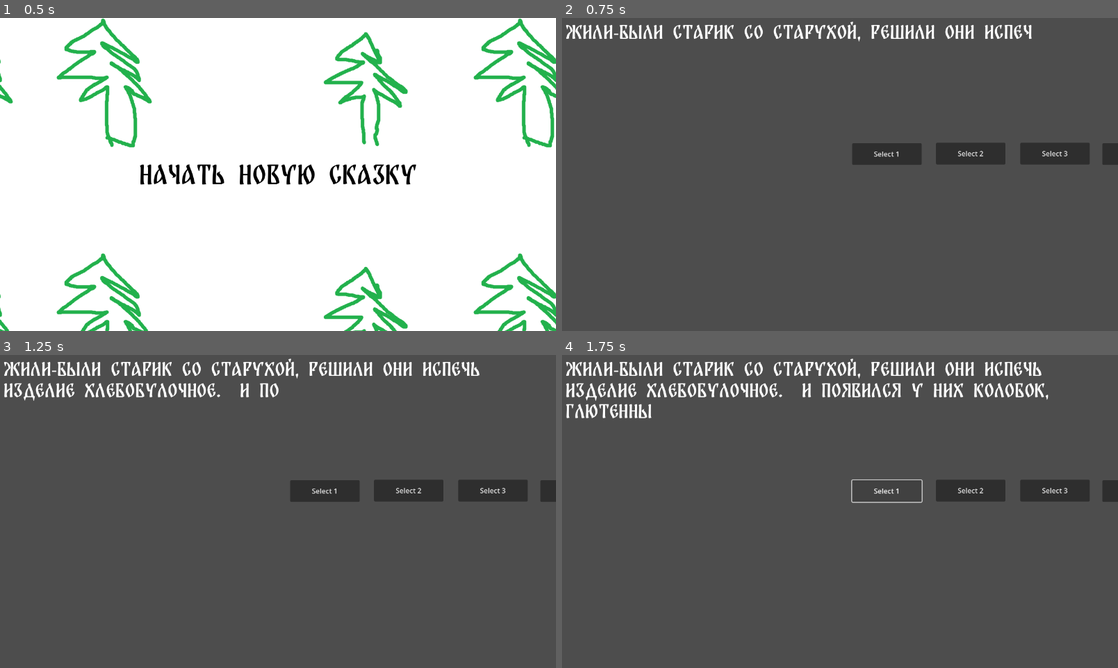
Above: before the commit, frames 1-4 (two rows, left to right).
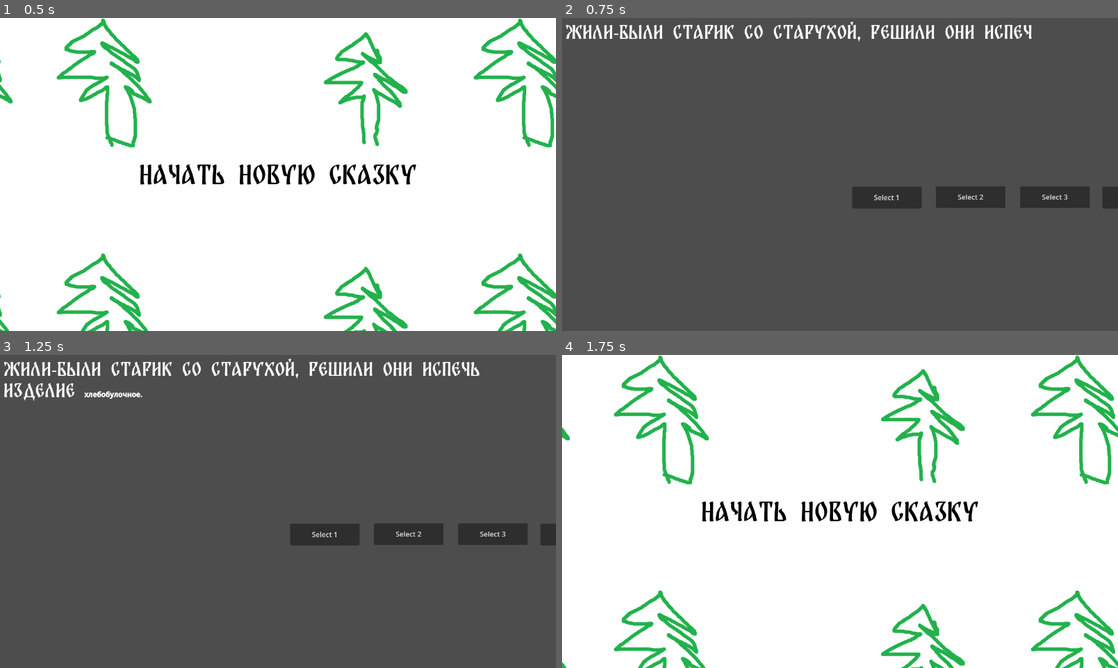
Above: after the commit, the same moments.

Repository: meshchaninov/SGJ-game
Game: Godot game, scene res://scenes/Main.tscn
The game is run twice, just before and just after one commit, with the same random seed, the same clock (stepped at 60 frames per second) and the same inputs.
Inputs:
- Up to frame 1 (0.5 s): no input
- Up to frame 2 (0.75 s): click "Начать новую сказку" at 0.5 s
- Up to frame 3 (1.25 s): no input
- Up to frame 4 (1.75 s): click "Select 1" at 1.25 s

Frame 1 is identical in both runs. In frame 2, 5.3% of the frame differs, in the area x 52-100%, y 40-61%; in frame 3, 6.0%; in frame 4, 98%, in the area x 0-100%, y 0-100%.

Commit message:
fix animation

Diff:
--- a/scenes/TextStory.tscn
+++ b/scenes/TextStory.tscn
@@ -1,8 +1,60 @@
-[gd_scene load_steps=4 format=3 uid="uid://fybsyppi2lef"]
+[gd_scene load_steps=8 format=3 uid="uid://fybsyppi2lef"]
 
 [ext_resource type="Script" uid="uid://byp1bj4o4whjp" path="res://scenes/text_story.gd" id="1_5af7w"]
 [ext_resource type="FontFile" uid="uid://bupye1yskoag3" path="res://assets/fonts/BalkaraFreeCondensed.ttf" id="1_uc2jp"]
 [ext_resource type="FontFile" uid="uid://cbgmd2jhm2xhx" path="res://assets/fonts/clacon2.ttf" id="2_pp542"]
+
+[sub_resource type="Animation" id="Animation_5af7w"]
+resource_name = "FadeInButtons"
+tracks/0/type = "value"
+tracks/0/imported = false
+tracks/0/enabled = true
+tracks/0/path = NodePath("HBoxContainer:position")
+tracks/0/interp = 1
+tracks/0/loop_wrap = true
+tracks/0/keys = {
+"times": PackedFloat32Array(0.1, 1),
+"transitions": PackedFloat32Array(1, 1),
+"update": 0,
+"values": [Vector2(0, 720), Vector2(0, 620)]
+}
+
+[sub_resource type="Animation" id="Animation_01a32"]
+resource_name = "FadeOutButtons"
+tracks/0/type = "value"
+tracks/0/imported = false
+tracks/0/enabled = true
+tracks/0/path = NodePath("HBoxContainer:position")
+tracks/0/interp = 1
+tracks/0/loop_wrap = true
+tracks/0/keys = {
+"times": PackedFloat32Array(0, 0.766667),
+"transitions": PackedFloat32Array(1, 1),
+"update": 0,
+"values": [Vector2(0, 620), Vector2(0, 720)]
+}
+
+[sub_resource type="Animation" id="Animation_apqcp"]
+length = 0.001
+tracks/0/type = "value"
+tracks/0/imported = false
+tracks/0/enabled = true
+tracks/0/path = NodePath("HBoxContainer:position")
+tracks/0/interp = 1
+tracks/0/loop_wrap = true
+tracks/0/keys = {
+"times": PackedFloat32Array(0),
+"transitions": PackedFloat32Array(1),
+"update": 0,
+"values": [Vector2(0, 720)]
+}
+
+[sub_resource type="AnimationLibrary" id="AnimationLibrary_01a32"]
+_data = {
+&"FadeInButtons": SubResource("Animation_5af7w"),
+&"FadeOutButtons": SubResource("Animation_01a32"),
+&"RESET": SubResource("Animation_apqcp")
+}
 
 [node name="TextStory" type="Control"]
 layout_mode = 3
@@ -32,53 +84,15 @@
 theme_override_font_sizes/mono_font_size = 40
 theme_override_font_sizes/normal_font_size = 40
 bbcode_enabled = true
-text = "Жили-были старик со старухой, решили они испечь изделие хлебобулочное.  И появился у них Колобок, глютенный бок. Говорит Колобку Бабка: «[wave]Колобок-Колобок, поди-ка сюда![/wave]»
-
-[code][1. Подойти] а1
-[2. Укатиться] а2
-[/code]
-
-а1:
-Подкатился Колобок к Бабке, сел в неё и конец.
-
-а2:
-И покатился Колобок, куда глаза глядят! Катится по дороге, а на встречу ему Заяц.
-[1. Прокатиться мимо] б1
-[2. Подкатиться к Заййцу] б2
-
-б1:
-И покатился себе дальше, только Заяц его и видел!
-
-б2:
-Темный силуэт, укрытый кронами деревьев, поднял свой единственный переливающийся глаз-имплант на Колобка, ловким автоматизированным движением освободил электросигару от использованного картриджа «Двойное наливное яблочко» и навострил свои головные протезы.
-
-[1. «Заяц, Заяц, есть чё?» (бонус к скорости)] в1
-[2. «Заяц,  почем грамм наномашин?» (бонус к здоровью)] в2
-[3. Укусить Зайцу за нос (бонус к атаке)] в3
-[4. Подкатить к Зайцу (?)] в4
-
-в1:
-Заяц приподнял уголок рта, что вызвало легкий металлический скрип, пошарился в кармане и кинул Колобку синюю капсулу. «Утро будет тяжелым, но оно того стоит», добавил он. Колобок проглотил капсулу, его зрачки расширились и он… [Фрагмент удален по причине нарушения законодательства Российской Федерации].
-
-в2:
-Заяц протянул Колобку лапу, коготь отъехал наверх и из него Колобку в рот полетели маленькие металлические шарики. Попадая внутрь, они распадались на ещё более мелкие элементы, смешиваясь с мякишем и укрепляя его. Колобок почувст
-
-
-
-
-
-
-
-
-"
+scroll_following = true
 
 [node name="HBoxContainer" type="HBoxContainer" parent="."]
 layout_mode = 1
-anchors_preset = -1
+anchors_preset = 12
 anchor_top = 1.0
 anchor_right = 1.0
 anchor_bottom = 1.0
-offset_top = -100.0
+offset_bottom = 100.0
 grow_horizontal = 2
 grow_vertical = 0
 
@@ -130,3 +144,13 @@
 offset_bottom = 70.0
 size_flags_horizontal = 0
 text = "Select 4"
+
+[node name="AnimateSelectButtons" type="AnimationPlayer" parent="."]
+libraries = {
+&"": SubResource("AnimationLibrary_01a32")
+}
+
+[connection signal="pressed" from="HBoxContainer/ColorRect/Select 1" to="." method="_on_select_1_pressed"]
+[connection signal="pressed" from="HBoxContainer/ColorRect/Select 2" to="." method="_on_select_2_pressed"]
+[connection signal="pressed" from="HBoxContainer/ColorRect/Select 3" to="." method="_on_select_3_pressed"]
+[connection signal="pressed" from="HBoxContainer/ColorRect/Select 4" to="." method="_on_select_4_pressed"]
